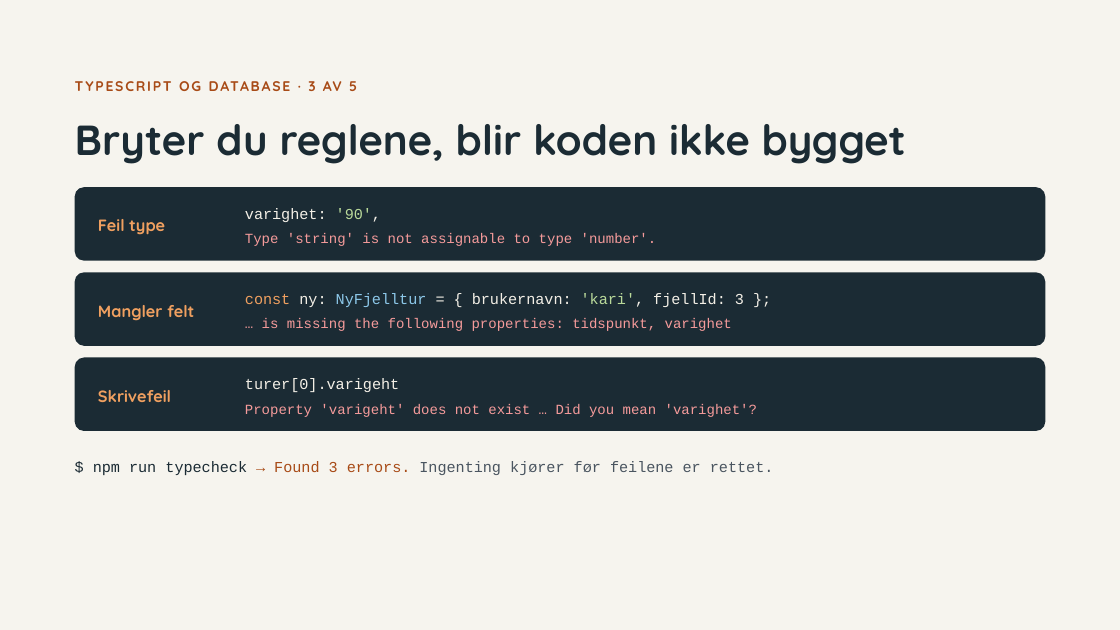
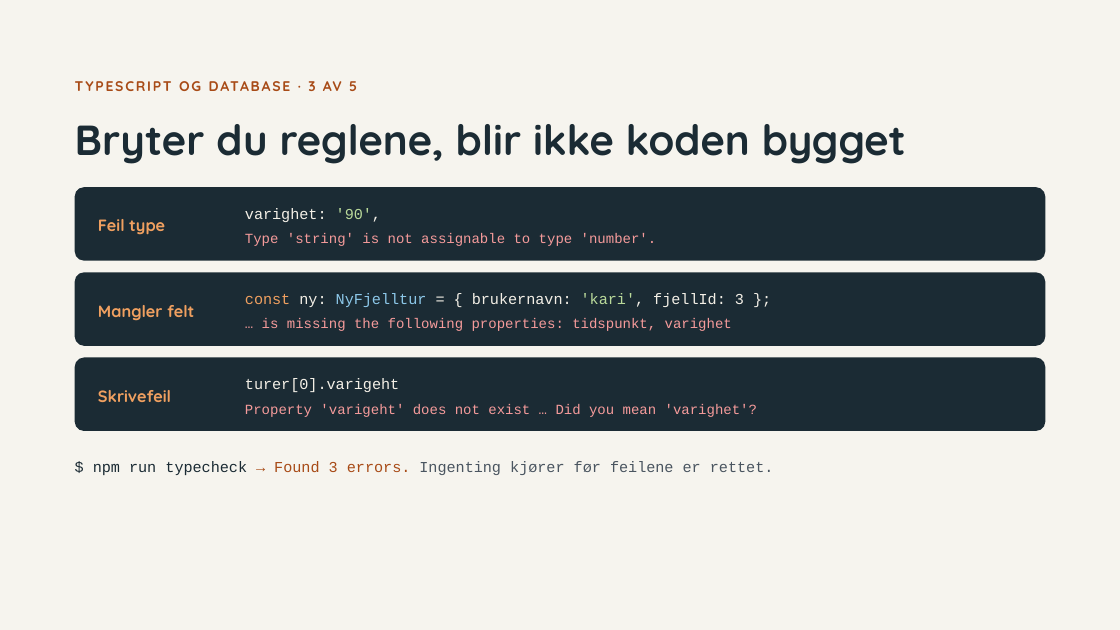
Before and after one commit to hausnes/webutvikling, a slide deck: slide 7 of guider/databaser/fjelltur-eksempel-typescript-fullpakke/presentasjon - TS som differensiering.pptx. Drawn at 1120x630 pixels with LibreOffice and Linux fonts; fonts in the diff are those of the drawing. Boxes give left, top, right and bottom in pixels: in the first picture for what was removed or moved away, otherwise in the second. Text is boxed around its words. In the diff, an @@ line names an element or a change of style, - is before the commit and + after.

```diff
--- a/guider/databaser/fjelltur-eksempel-typescript-fullpakke/presentasjon - TS som differensiering.pptx
+++ b/guider/databaser/fjelltur-eksempel-typescript-fullpakke/presentasjon - TS som differensiering.pptx
@@ title at box(75, 124, 906, 164): text changed @@
-Bryter du reglene, blir koden ikke bygget
+Bryter du reglene, blir ikke koden bygget
```
Also in this commit, not shown: 3 other slides changed.
